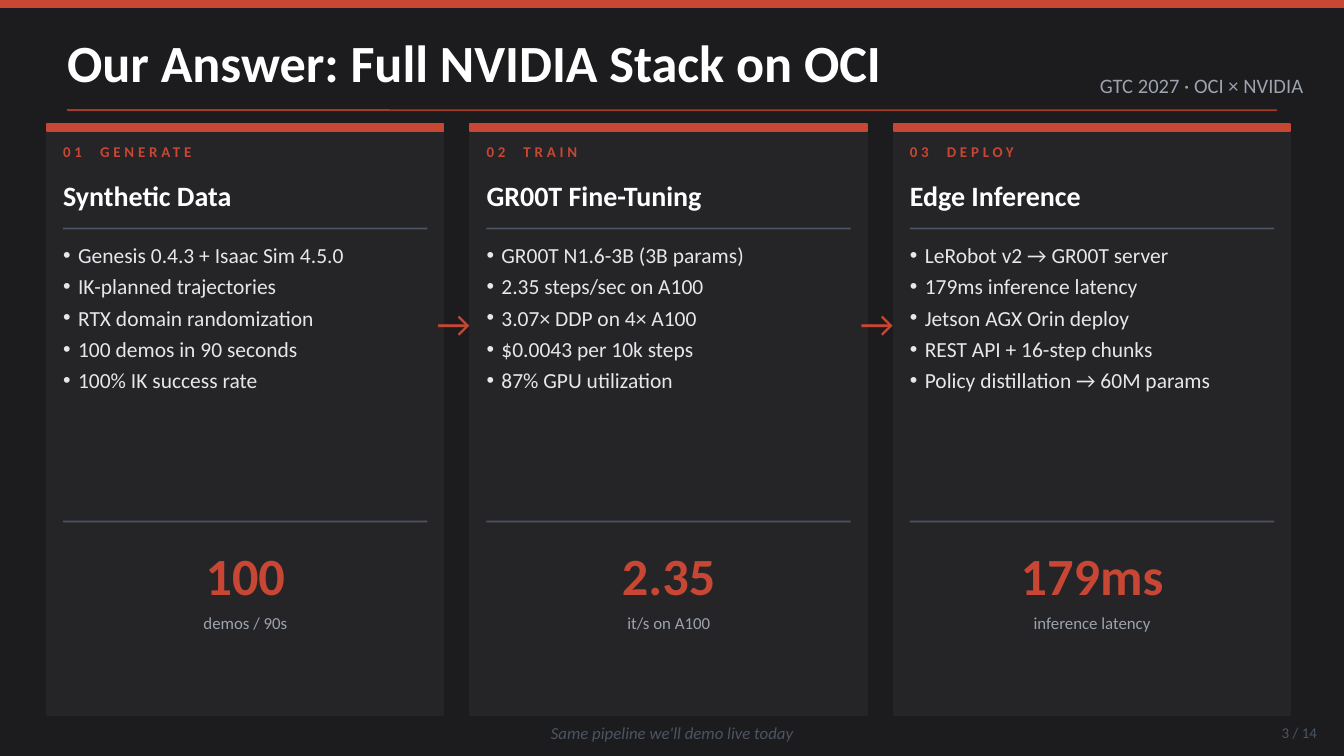
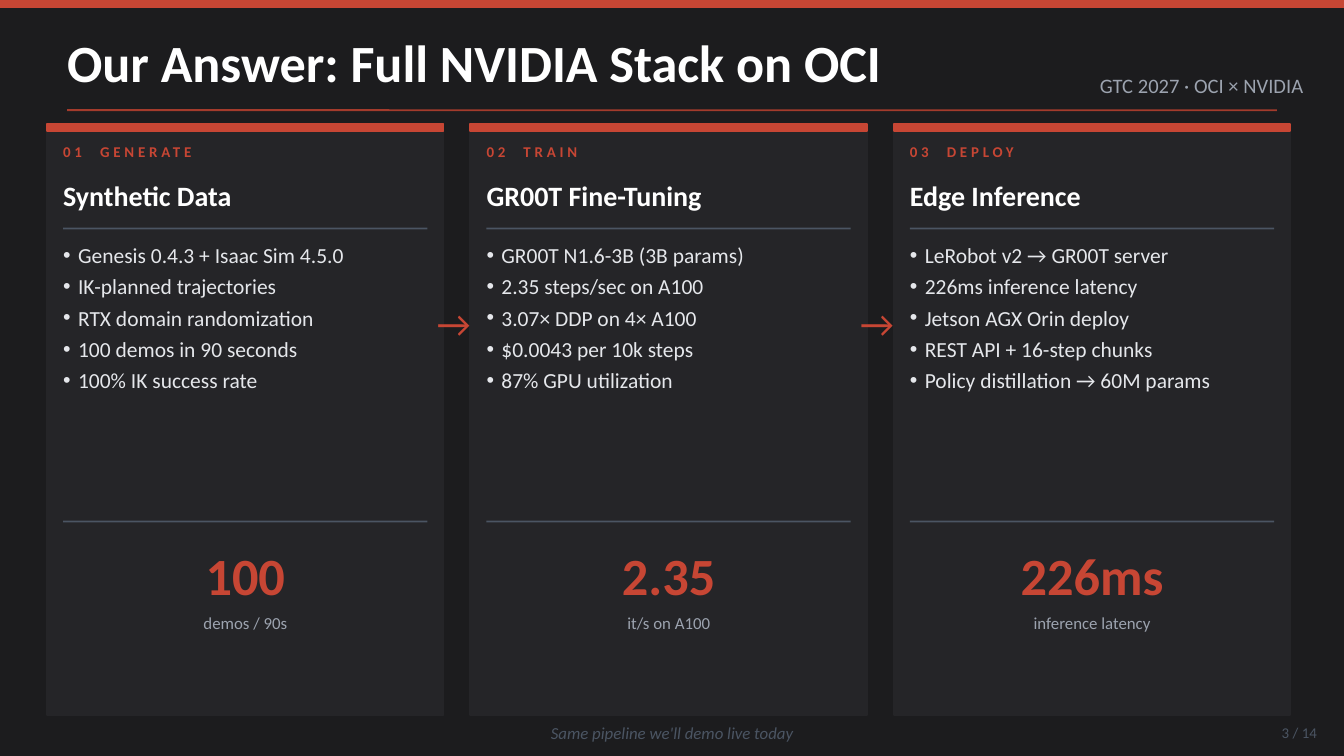
Before and after one commit to qianjun22/roboticsai, a slide deck: slide 3 of OCI_Robot_Cloud_GTC2027.pptx. Drawn at 1344x756 pixels with LibreOffice and Linux fonts; fonts in the diff are those of the drawing. Boxes give left, top, right and bottom in pixels: in the first picture for what was removed or moved away, otherwise in the second. Text is boxed around its words. In the diff, an @@ line names an element or a change of style, - is before the commit and + after.

```diff
--- a/OCI_Robot_Cloud_GTC2027.pptx
+++ b/OCI_Robot_Cloud_GTC2027.pptx
@@ text at (925,279,1138,298): text changed @@
-• 179ms inference latency
+• 226ms inference latency
@@ text at (1021,559,1164,596): text changed @@
-179ms
+226ms
```
Also in this commit, not shown: 6 other slides changed, 2 other files.
